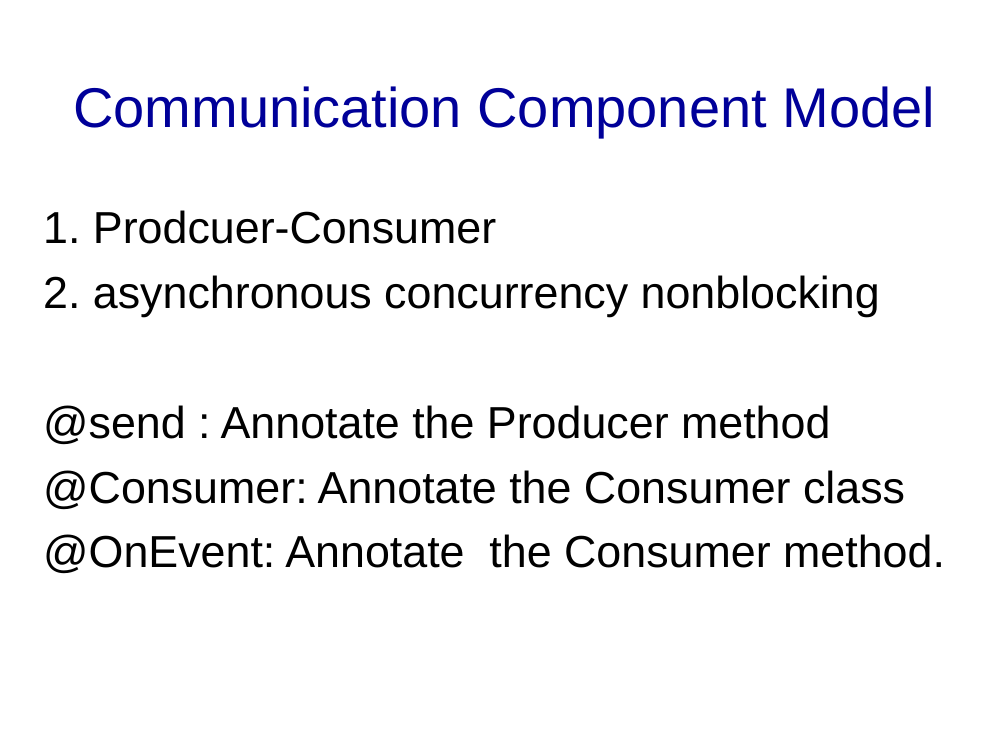
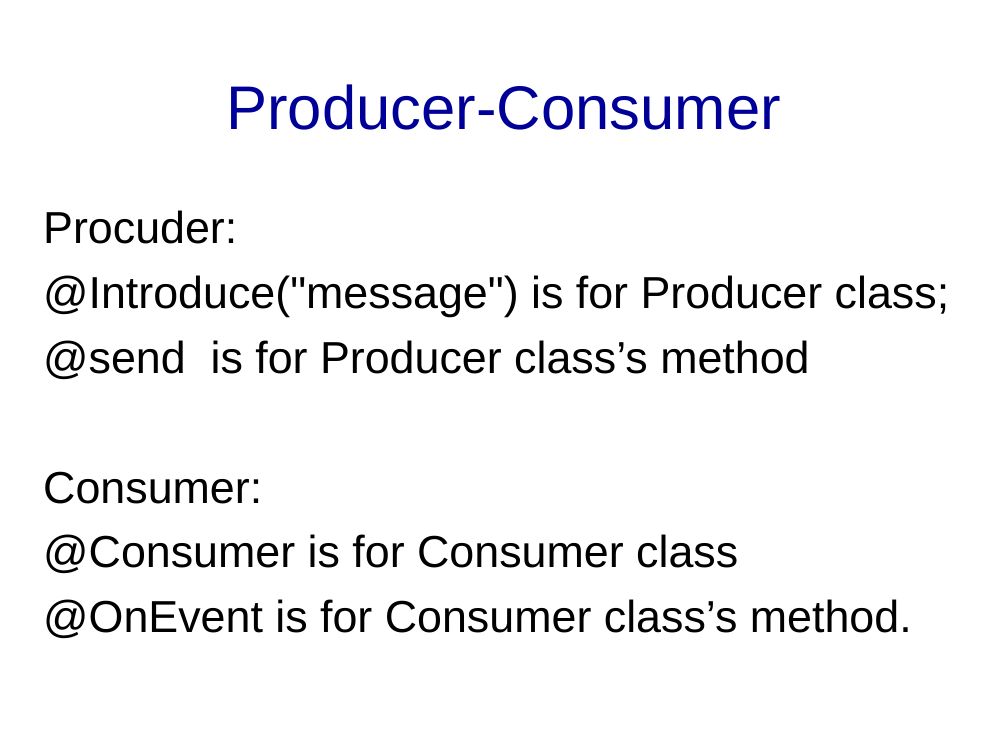
Before and after one commit to banq/banq.github.io, a slide deck: slide 22 of JdonFramework.ppt (slide 17 before the commit). Drawn at 1008x756 pixels with LibreOffice and Linux fonts; fonts in the diff are those of the drawing; background and template pictures are left out. Boxes give left, top, right and bottom in pixels: in the first picture for what was removed or moved away, otherwise in the second. Text is boxed around its words. In the diff, an @@ line names an element or a change of style, - is before the commit and + after.

Commit message:
doc

```diff
--- a/JdonFramework.ppt
+++ b/JdonFramework.ppt
@@ title at <box>226,84,780,130</box>: text changed; size 40 to 44 pt @@
-Communication Component Model
+Producer-Consumer
@@ text at <box>43,210,949,639</box>: text changed @@
-1. Prodcuer-Consumer
-2. asynchronous concurrency nonblocking
-@send : Annotate the Producer method
-@Consumer: Annotate the Consumer class
-@OnEvent: Annotate the Consumer method.
+Procuder:
+@Introduce("message") is for Producer class;
+@send is for Producer class’s method
+Consumer:
+@Consumer is for Consumer class
+@OnEvent is for Consumer class’s method.
```
Also in this commit, not shown: 5 other slides changed, 5 slides added, 1 slide removed.
